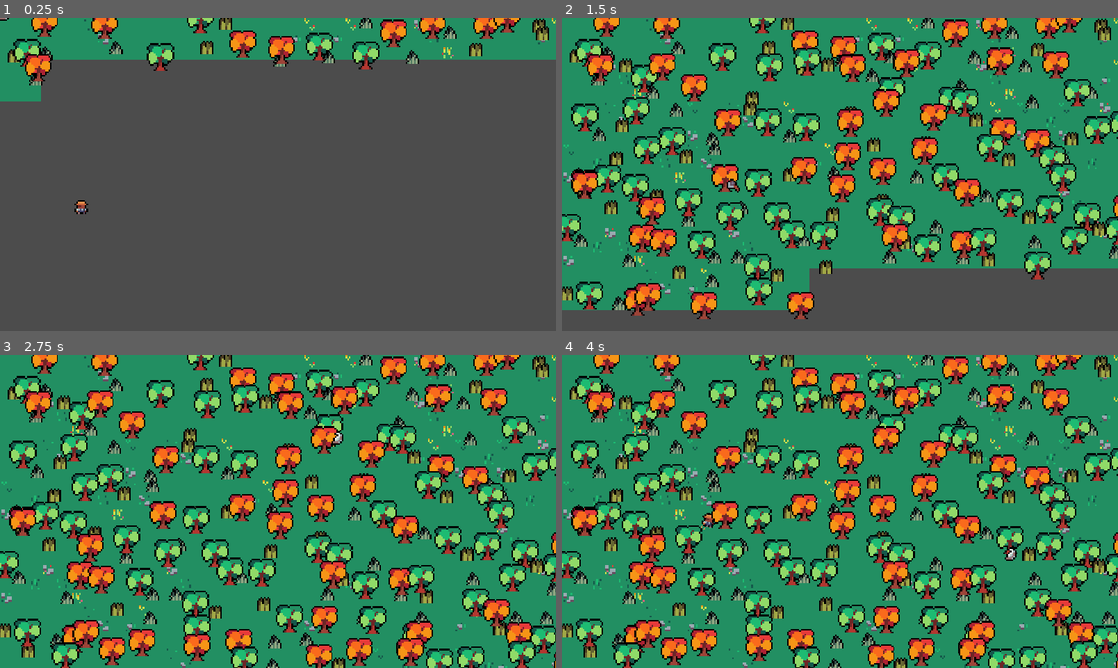
Above: before the commit, frames 1-4 (two rows, left to right).
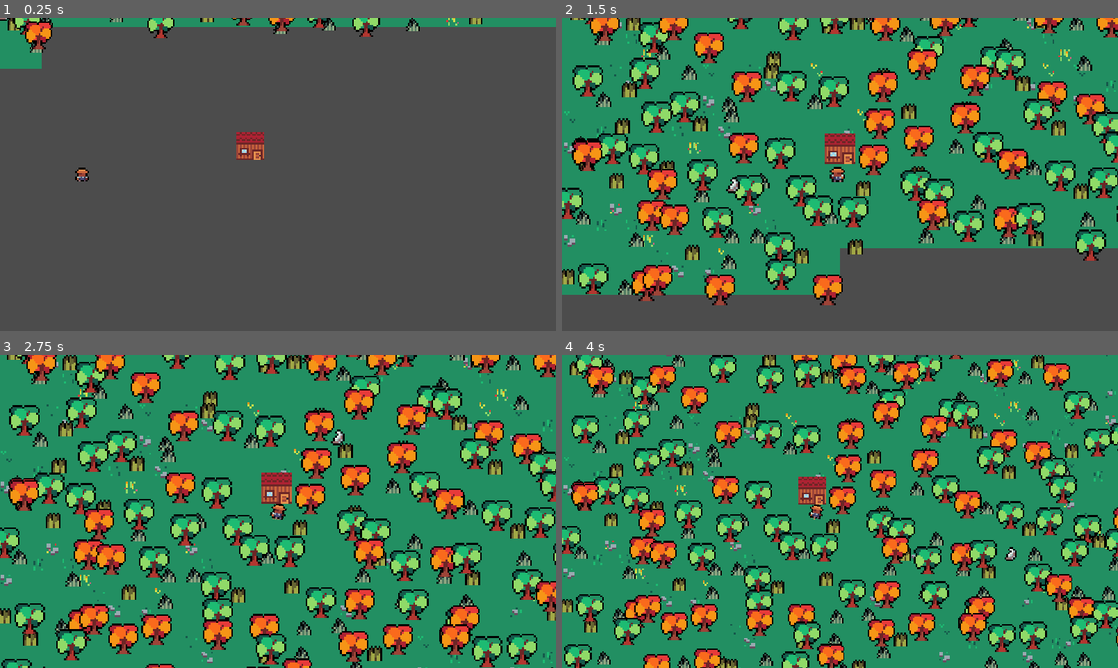
Above: after the commit, the same moments.

Repository: Fleyvera/FarmerLike
Game: Godot game, scene res://Scenes/Game.tscn
Two runs of this game, one before a commit and one after it. Both use one fixed random seed, a clock stepped at 60 frames per second and the inputs below.
Inputs (mouse positions are in pixels of both pictures, inside the frame that each line leads up to):
- Up to frame 1 (0.25 s): no input
- Up to frame 2 (1.5 s): move the mouse to (962, 158) at 0.52 s; tap Mouse wheel down (ScrollDown, bound only after the commit) at 0.6 s; tap Mouse wheel up (ScrollUp, bound only after the commit) at 0.8, 1.35 s; move the mouse to (728, 190) at 1.27 s
- Up to frame 3 (2.75 s): tap Mouse wheel down (ScrollDown, bound only after the commit) at 1.55 s; move the mouse to (333, 442) at 2.02 s; click (333, 442) at 2.1 s; tap Mouse wheel up (ScrollUp, bound only after the commit) at 2.3 s
- Up to frame 4 (4 s): move the mouse to (812, 574) at 2.77 s; right-click (812, 574) at 2.85 s; tap Mouse wheel down (ScrollDown, bound only after the commit) at 3.05, 3.6 s; move the mouse to (1006, 558) at 3.52 s; tap Mouse wheel up (ScrollUp, bound only after the commit) at 3.8 s

The runs differ from the first frame. In frame 1, 14% of the frame differs, in the area x 0-100%, y 0-63%; in frame 2, 53%; in frame 3, 59%; in frame 4, 60%, in the area x 0-100%, y 0-100%.

Commit message:
5° Att
CameraZoom System
Structure Pool
MainHouse Spawner
Player Position config

Diff:
--- /dev/null
+++ b/Prefabs/MainCamera.tscn
@@ -0,0 +1,10 @@
+[gd_scene load_steps=2 format=2]
+
+[ext_resource path="res://Scripts/MainCamera.gd" type="Script" id=1]
+
+[node name="MainCamera" type="Camera2D"]
+current = true
+limit_left = 0
+limit_top = 0
+smoothing_enabled = true
+script = ExtResource( 1 )
--- /dev/null
+++ b/Prefabs/StructurePool.tscn
@@ -0,0 +1,30 @@
+[gd_scene load_steps=5 format=2]
+
+[ext_resource path="res://StructurePool.tres" type="TileSet" id=1]
+[ext_resource path="res://Scripts/StructurePool.gd" type="Script" id=2]
+[ext_resource path="res://Scripts/MainHouse.gd" type="Script" id=3]
+
+[sub_resource type="RectangleShape2D" id=1]
+extents = Vector2( 10.6667, 10.6667 )
+
+[node name="StructurePool" type="Node2D"]
+script = ExtResource( 2 )
+
+[node name="MainHouse" type="TileMap" parent="."]
+scale = Vector2( 3, 3 )
+z_index = 2
+tile_set = ExtResource( 1 )
+cell_size = Vector2( 8, 8 )
+cell_quadrant_size = 8
+cell_custom_transform = Transform2D( 8, 0, 0, 8, 0, 0 )
+format = 1
+tile_data = PoolIntArray( 0, 1, 0 )
+script = ExtResource( 3 )
+
+[node name="Area2D" type="Area2D" parent="MainHouse"]
+
+[node name="CollisionShape2D" type="CollisionShape2D" parent="MainHouse/Area2D"]
+position = Vector2( 8, 8 )
+shape = SubResource( 1 )
+
+[connection signal="area_entered" from="MainHouse/Area2D" to="MainHouse" method="_on_Area2D_area_entered"]
--- a/Prefabs/Tree.tscn
+++ b/Prefabs/Tree.tscn
@@ -106,7 +106,7 @@
 
 [node name="Tree" type="StaticBody2D" parent="." groups=["Tree"]]
 scale = Vector2( 3, 3 )
-z_index = 2
+z_index = 3
 script = ExtResource( 2 )
 __meta__ = {
 "_edit_group_": true
@@ -154,7 +154,7 @@
 [node name="Tree2" type="StaticBody2D" parent="." groups=["Tree"]]
 position = Vector2( 56, 0 )
 scale = Vector2( 3, 3 )
-z_index = 2
+z_index = 3
 script = ExtResource( 2 )
 __meta__ = {
 "_edit_group_": true
--- a/Scenes/Farmer.tscn
+++ b/Scenes/Farmer.tscn
@@ -1,13 +1,22 @@
-[gd_scene load_steps=13 format=2]
+[gd_scene load_steps=14 format=2]
 
 [ext_resource path="res://Sprites/TinyRanch_Characters.png" type="Texture" id=1]
 [ext_resource path="res://Scripts/Farmer.gd" type="Script" id=2]
+[ext_resource path="res://Prefabs/MainCamera.tscn" type="PackedScene" id=3]
 
 [sub_resource type="RectangleShape2D" id=7]
 extents = Vector2( 0.287502, 0.262501 )
 
 [sub_resource type="RectangleShape2D" id=6]
 extents = Vector2( 3, 4 )
+
+[sub_resource type="AtlasTexture" id=3]
+atlas = ExtResource( 1 )
+region = Rect2( 0, 16, 8, 8 )
+
+[sub_resource type="AtlasTexture" id=4]
+atlas = ExtResource( 1 )
+region = Rect2( 0, 24, 8, 8 )
 
 [sub_resource type="AtlasTexture" id=1]
 atlas = ExtResource( 1 )
@@ -17,25 +26,17 @@
 atlas = ExtResource( 1 )
 region = Rect2( 0, 8, 8, 8 )
 
-[sub_resource type="AtlasTexture" id=3]
-atlas = ExtResource( 1 )
-region = Rect2( 0, 16, 8, 8 )
-
-[sub_resource type="AtlasTexture" id=4]
-atlas = ExtResource( 1 )
-region = Rect2( 0, 24, 8, 8 )
-
 [sub_resource type="SpriteFrames" id=5]
 animations = [ {
+"frames": [ SubResource( 3 ), SubResource( 4 ) ],
+"loop": true,
+"name": "Walk",
+"speed": 5.0
+}, {
 "frames": [ SubResource( 1 ), SubResource( 2 ) ],
 "loop": true,
 "name": "Idle",
 "speed": 2.0
-}, {
-"frames": [ SubResource( 3 ), SubResource( 4 ) ],
-"loop": true,
-"name": "Walk",
-"speed": 5.0
 } ]
 
 [sub_resource type="Animation" id=8]
@@ -130,7 +131,6 @@
 rotation = -0.10472
 frames = SubResource( 5 )
 animation = "Walk"
-frame = 1
 playing = true
 flip_h = true
 __meta__ = {
@@ -142,5 +142,7 @@
 anims/RESET = SubResource( 9 )
 anims/Walk = SubResource( 10 )
 
+[node name="MainCamera" parent="Farmer" instance=ExtResource( 3 )]
+
 [connection signal="body_entered" from="MousePoint" to="Farmer" method="_on_MousePoint_body_entered"]
 [connection signal="body_exited" from="MousePoint" to="Farmer" method="_on_MousePoint_body_exited"]
--- a/Scenes/Game.tscn
+++ b/Scenes/Game.tscn
@@ -1,155 +1,14 @@
-[gd_scene load_steps=15 format=2]
+[gd_scene load_steps=4 format=2]
 
-[ext_resource path="res://Sprites/TinyRanch_Characters.png" type="Texture" id=1]
-[ext_resource path="res://Scripts/Farmer.gd" type="Script" id=2]
+[ext_resource path="res://Scenes/Farmer.tscn" type="PackedScene" id=1]
 [ext_resource path="res://Scenes/Mouse.tscn" type="PackedScene" id=3]
 [ext_resource path="res://Scenes/MapGenerator.tscn" type="PackedScene" id=4]
 
-[sub_resource type="RectangleShape2D" id=7]
-extents = Vector2( 0.287502, 0.262501 )
-
-[sub_resource type="RectangleShape2D" id=6]
-extents = Vector2( 3, 4 )
-
-[sub_resource type="AtlasTexture" id=1]
-atlas = ExtResource( 1 )
-region = Rect2( 0, 0, 8, 8 )
-
-[sub_resource type="AtlasTexture" id=2]
-atlas = ExtResource( 1 )
-region = Rect2( 0, 8, 8, 8 )
-
-[sub_resource type="AtlasTexture" id=3]
-atlas = ExtResource( 1 )
-region = Rect2( 0, 16, 8, 8 )
-
-[sub_resource type="AtlasTexture" id=4]
-atlas = ExtResource( 1 )
-region = Rect2( 0, 24, 8, 8 )
-
-[sub_resource type="SpriteFrames" id=5]
-animations = [ {
-"frames": [ SubResource( 1 ), SubResource( 2 ) ],
-"loop": true,
-"name": "Idle",
-"speed": 2.0
-}, {
-"frames": [ SubResource( 3 ), SubResource( 4 ) ],
-"loop": true,
-"name": "Walk",
-"speed": 5.0
-} ]
-
-[sub_resource type="Animation" id=8]
-resource_name = "Idle"
-loop = true
-tracks/0/type = "value"
-tracks/0/path = NodePath("AnimatedSprite:rotation_degrees")
-tracks/0/interp = 1
-tracks/0/loop_wrap = true
-tracks/0/imported = false
-tracks/0/enabled = true
-tracks/0/keys = {
-"times": PoolRealArray( 0 ),
-"transitions": PoolRealArray( 1 ),
-"update": 0,
-"values": [ 0.0 ]
-}
-
-[sub_resource type="Animation" id=9]
-length = 0.001
-tracks/0/type = "value"
-tracks/0/path = NodePath("AnimatedSprite:rotation_degrees")
-tracks/0/interp = 1
-tracks/0/loop_wrap = true
-tracks/0/imported = false
-tracks/0/enabled = true
-tracks/0/keys = {
-"times": PoolRealArray( 0 ),
-"transitions": PoolRealArray( 1 ),
-"update": 0,
-"values": [ -6.0 ]
-}
-
-[sub_resource type="Animation" id=10]
-resource_name = "Walk"
-length = 0.4
-loop = true
-tracks/0/type = "value"
-tracks/0/path = NodePath("AnimatedSprite:rotation_degrees")
-tracks/0/interp = 1
-tracks/0/loop_wrap = true
-tracks/0/imported = false
-tracks/0/enabled = true
-tracks/0/keys = {
-"times": PoolRealArray( 0, 0.2, 0.4 ),
-"transitions": PoolRealArray( 1, 1, 1 ),
-"update": 1,
-"values": [ -10.0, 10.0, -10.0 ]
-}
-
 [node name="Game" type="Node2D"]
-scale = Vector2( 0.989201, 1 )
 
 [node name="Mouse" parent="." instance=ExtResource( 3 )]
 position = Vector2( 98, 544 )
 
-[node name="FarmerRoot" type="Node2D" parent="."]
-z_index = 1
-
-[node name="MousePoint" type="Area2D" parent="FarmerRoot"]
-position = Vector2( -139, 293 )
-scale = Vector2( 5, 5 )
-
-[node name="CollisionShape2D" type="CollisionShape2D" parent="FarmerRoot/MousePoint"]
-shape = SubResource( 7 )
-__meta__ = {
-"_edit_lock_": true
-}
-
-[node name="Farmer" type="KinematicBody2D" parent="FarmerRoot"]
-position = Vector2( 142, 326 )
-scale = Vector2( 3, 3 )
-script = ExtResource( 2 )
-
-[node name="CollisionShape2D" type="CollisionShape2D" parent="FarmerRoot/Farmer"]
-shape = SubResource( 6 )
-__meta__ = {
-"_edit_lock_": true
-}
-
-[node name="WalkFX" type="CPUParticles2D" parent="FarmerRoot/Farmer"]
-position = Vector2( -0.666668, 3.33333 )
-amount = 20
-lifetime = 0.1
-speed_scale = 0.5
-local_coords = false
-emission_shape = 2
-emission_rect_extents = Vector2( 2, 1 )
-gravity = Vector2( 0, 0 )
-angular_velocity = 90.0
-angular_velocity_random = 1.0
-linear_accel = 60.0
-scale_amount = 2.0
-scale_amount_random = 1.0
-color = Color( 0.717647, 0.588235, 0.364706, 1 )
-
-[node name="AnimatedSprite" type="AnimatedSprite" parent="FarmerRoot/Farmer"]
-rotation = -0.10472
-frames = SubResource( 5 )
-animation = "Walk"
-playing = true
-flip_h = true
-__meta__ = {
-"_edit_lock_": true
-}
-
-[node name="AnimationPlayer" type="AnimationPlayer" parent="FarmerRoot/Farmer"]
-anims/Idle = SubResource( 8 )
-anims/RESET = SubResource( 9 )
-anims/Walk = SubResource( 10 )
+[node name="FarmerRoot" parent="." instance=ExtResource( 1 )]
 
 [node name="MapGenerator" parent="." instance=ExtResource( 4 )]
-
-[connection signal="body_entered" from="FarmerRoot/MousePoint" to="FarmerRoot/Farmer" method="_on_MousePoint_body_entered"]
-[connection signal="body_exited" from="FarmerRoot/MousePoint" to="FarmerRoot/Farmer" method="_on_MousePoint_body_exited"]
--- a/Scenes/MapGenerator.tscn
+++ b/Scenes/MapGenerator.tscn
@@ -4,8 +4,3 @@
 
 [node name="MapGenerator" type="Node2D"]
 script = ExtResource( 1 )
-
-[node name="Timer" type="Timer" parent="."]
-autostart = true
-
-[connection signal="timeout" from="Timer" to="." method="_on_Timer_timeout"]
--- a/Scripts/Farmer.gd
+++ b/Scripts/Farmer.gd
@@ -6,18 +6,23 @@
 var dir = Vector2()
 
 
+
 func _ready():
+
+	startPos()
+
 	pass
 
 
 
-func _process(delta):
+func _physics_process(delta):
 
 	move(delta)
 
 	animation()
 
 	action()
+
 	pass
 
 
@@ -67,6 +72,26 @@
 	pass
 
 
+#Sistema de interacao
+func action():
+
+	if Global.acting:
+		speed = 0
+
+
+	pass
+
+#StartPosition
+func startPos():
+
+
+	yield(get_tree().create_timer(0.5), "timeout")
+	var mainHouse = get_node("../../MainHouse")
+
+	global_position = mainHouse.global_position + Vector2(20 , 64)
+
+	pass
+
 #Sistema de andar e parar
 func _on_MousePoint_body_entered(body):
 
@@ -82,13 +107,3 @@
 		speed = Global.speed
 
 	pass
-
-
-#Sistema de interacao
-func action():
-
-	if Global.acting:
-		speed = 0
-
-
-	pass
--- /dev/null
+++ b/Scripts/MainCamera.gd
@@ -0,0 +1,21 @@
+extends Camera2D
+
+
+func _physics_process(delta):
+
+	zoomInOut()
+
+
+	pass
+
+
+
+func zoomInOut():
+
+
+	if Input.is_action_just_released("ScrollDown") and zoom <= Vector2(2 , 2):
+		zoom += Vector2(0.1 , 0.1)
+	if Input.is_action_just_released("ScrollUp") and zoom >= Vector2(0.7 , 0.7):
+		zoom -= Vector2(0.1 , 0.1)
+
+	pass
--- /dev/null
+++ b/Scripts/MainHouse.gd
@@ -0,0 +1,22 @@
+extends TileMap
+
+
+
+
+
+func _ready():
+	pass
+
+
+
+#
+#func _process(delta):
+#	pass
+
+
+func _on_Area2D_area_entered(area):
+
+	if area.is_in_group("Tree") or area.is_in_group("Grass"):
+		area.get_parent().queue_free()
+
+	pass # Replace with function body.
--- a/Scripts/MapGenerator.gd
+++ b/Scripts/MapGenerator.gd
@@ -1,5 +1,9 @@
 extends Node2D
 
+onready var farmer = get_node("../FarmerRoot/Farmer")
+
+
+var structurePool = preload("res://Prefabs/StructurePool.tscn")
 
 var treePool = preload("res://Prefabs/Tree.tscn")
 
@@ -13,10 +17,12 @@
 
 func _ready():
 
+	mainHouse()
+
 	pass
 
 
-func _process(delta):
+func _physics_process(delta):
 
 	mapSpawner()
 
@@ -75,11 +81,21 @@
 			mapSize = 0
 			trueMapSize += 1
 
-		print(global_position)
-		print(mapSize)
 
 	pass
 
+func mainHouse():
 
-func _on_Timer_timeout():
-	pass # Replace with function body.
+	#adicionando a casa principal
+	var nStructurePool = structurePool.instance()
+
+	var mainHouse = nStructurePool.spawnStructure(0)
+
+	randomize()
+
+	mainHouse.global_position = Vector2(rand_range(0 , (get_viewport().size.x - 150)) , rand_range(0 , (get_viewport().size.y - 150) ))
+
+	get_owner().call_deferred("add_child", mainHouse)
+
+
+	pass
--- a/Scripts/Mouse.gd
+++ b/Scripts/Mouse.gd
@@ -39,7 +39,7 @@
 	if area.is_in_group("Tree"):
 		$Sprite.frame = 14
 	elif area.is_in_group("Grass"):
-		$Sprite.frame = 16
+		$Sprite.frame = 17
 
 	pass
 
--- /dev/null
+++ b/Scripts/StructurePool.gd
@@ -0,0 +1,20 @@
+extends Node2D
+
+#Numero dos filhos
+#1 - MainHouse
+
+
+func spawnStructure(valor):
+	return get_children()[valor].duplicate()
+
+func spawnRandomStructure():
+	return get_children()[rand_range(0 , get_children().size()) ].duplicate()
+
+
+func _ready():
+	pass
+
+
+#
+#func _process(delta):
+#	pass
--- /dev/null
+++ b/StructurePool.tres
@@ -0,0 +1,218 @@
+[gd_resource type="TileSet" load_steps=3 format=2]
+
+[ext_resource path="res://Sprites/TinyRanch_Structures.png" type="Texture" id=1]
+
+[sub_resource type="ConvexPolygonShape2D" id=1]
+points = PoolVector2Array( 0, 8, 16, 8, 16, 16, 0, 16 )
+
+[resource]
+0/name = "TinyRanch_Structures.png 0"
+0/texture = ExtResource( 1 )
+0/tex_offset = Vector2( 0, 0 )
+0/modulate = Color( 1, 1, 1, 1 )
+0/region = Rect2( 48, 96, 8, 8 )
+0/tile_mode = 2
+0/autotile/icon_coordinate = Vector2( 0, 0 )
+0/autotile/tile_size = Vector2( 8, 8 )
+0/autotile/spacing = 0
+0/autotile/occluder_map = [  ]
+0/autotile/navpoly_map = [  ]
+0/autotile/priority_map = [  ]
+0/autotile/z_index_map = [  ]
+0/occluder_offset = Vector2( 0, 0 )
+0/navigation_offset = Vector2( 0, 0 )
+0/shape_offset = Vector2( 0, 0 )
+0/shape_transform = Transform2D( 1, 0, 0, 1, 0, 0 )
+0/shape_one_way = false
+0/shape_one_way_margin = 0.0
+0/shapes = [  ]
+0/z_index = 0
+1/name = "TinyRanch_Structures.png 1"
+1/texture = ExtResource( 1 )
+1/tex_offset = Vector2( 0, 0 )
+1/modulate = Color( 1, 1, 1, 1 )
+1/region = Rect2( 0, 0, 16, 16 )
+1/tile_mode = 0
+1/occluder_offset = Vector2( 0, 0 )
+1/navigation_offset = Vector2( 0, 0 )
+1/shape_offset = Vector2( 0, 0 )
+1/shape_transform = Transform2D( 1, 0, 0, 1, 0, 0 )
+1/shape = SubResource( 1 )
+1/shape_one_way = false
+1/shape_one_way_margin = 1.0
+1/shapes = [ {
+"autotile_coord": Vector2( 0, 0 ),
+"one_way": false,
+"one_way_margin": 1.0,
+"shape": SubResource( 1 ),
+"shape_transform": Transform2D( 1, 0, 0, 1, 0, 0 )
+} ]
+1/z_index = 0
+2/name = "TinyRanch_Structures.png 2"
+2/texture = ExtResource( 1 )
+2/tex_offset = Vector2( 0, 0 )
+2/modulate = Color( 1, 1, 1, 1 )
+2/region = Rect2( 16, 0, 16, 16 )
+2/tile_mode = 0
+2/occluder_offset = Vector2( 0, 0 )
+2/navigation_offset = Vector2( 0, 0 )
+2/shape_offset = Vector2( 0, 0 )
+2/shape_transform = Transform2D( 1, 0, 0, 1, 0, 0 )
+2/shape_one_way = false
+2/shape_one_way_margin = 0.0
+2/shapes = [  ]
+2/z_index = 0
+3/name = "TinyRanch_Structures.png 3"
+3/texture = ExtResource( 1 )
+3/tex_offset = Vector2( 0, 0 )
+3/modulate = Color( 1, 1, 1, 1 )
+3/region = Rect2( 32, 0, 16, 16 )
+3/tile_mode = 0
+3/occluder_offset = Vector2( 0, 0 )
+3/navigation_offset = Vector2( 0, 0 )
+3/shape_offset = Vector2( 0, 0 )
+3/shape_transform = Transform2D( 1, 0, 0, 1, 0, 0 )
+3/shape_one_way = false
+3/shape_one_way_margin = 0.0
+3/shapes = [  ]
+3/z_index = 0
+4/name = "TinyRanch_Structures.png 4"
+4/texture = ExtResource( 1 )
+4/tex_offset = Vector2( 0, 0 )
+4/modulate = Color( 1, 1, 1, 1 )
+4/region = Rect2( 48, 0, 16, 16 )
+4/tile_mode = 0
+4/occluder_offset = Vector2( 0, 0 )
+4/navigation_offset = Vector2( 0, 0 )
+4/shape_offset = Vector2( 0, 0 )
+4/shape_transform = Transform2D( 1, 0, 0, 1, 0, 0 )
+4/shape_one_way = false
+4/shape_one_way_margin = 0.0
+4/shapes = [  ]
+4/z_index = 0
+5/name = "TinyRanch_Structures.png 5"
+5/texture = ExtResource( 1 )
+5/tex_offset = Vector2( 0, 0 )
+5/modulate = Color( 1, 1, 1, 1 )
+5/region = Rect2( 0, 16, 8, 16 )
+5/tile_mode = 0
+5/occluder_offset = Vector2( 0, 0 )
+5/navigation_offset = Vector2( 0, 0 )
+5/shape_offset = Vector2( 0, 0 )
+5/shape_transform = Transform2D( 1, 0, 0, 1, 0, 0 )
+5/shape_one_way = false
+5/shape_one_way_margin = 0.0
+5/shapes = [  ]
+5/z_index = 0
+6/name = "TinyRanch_Structures.png 6"
+6/texture = ExtResource( 1 )
+6/tex_offset = Vector2( 0, 0 )
+6/modulate = Color( 1, 1, 1, 1 )
+6/region = Rect2( 8, 16, 24, 16 )
+6/tile_mode = 0
+6/occluder_offset = Vector2( 0, 0 )
+6/navigation_offset = Vector2( 0, 0 )
+6/shape_offset = Vector2( 0, 0 )
+6/shape_transform = Transform2D( 1, 0, 0, 1, 0, 0 )
+6/shape_one_way = false
+6/shape_one_way_margin = 0.0
+6/shapes = [  ]
+6/z_index = 0
+7/name = "TinyRanch_Structures.png 7"
+7/texture = ExtResource( 1 )
+7/tex_offset = Vector2( 0, 0 )
+7/modulate = Color( 1, 1, 1, 1 )
+7/region = Rect2( 32, 16, 16, 16 )
+7/tile_mode = 0
+7/occluder_offset = Vector2( 0, 0 )
+7/navigation_offset = Vector2( 0, 0 )
+7/shape_offset = Vector2( 0, 0 )
+7/shape_transform = Transform2D( 1, 0, 0, 1, 0, 0 )
+7/shape_one_way = false
+7/shape_one_way_margin = 0.0
+7/shapes = [  ]
+7/z_index = 0
+8/name = "TinyRanch_Structures.png 8"
+8/texture = ExtResource( 1 )
+8/tex_offset = Vector2( 0, 0 )
+8/modulate = Color( 1, 1, 1, 1 )
+8/region = Rect2( 48, 16, 16, 16 )
+8/tile_mode = 0
+8/occluder_offset = Vector2( 0, 0 )
+8/navigation_offset = Vector2( 0, 0 )
+8/shape_offset = Vector2( 0, 0 )
+8/shape_transform = Transform2D( 1, 0, 0, 1, 0, 0 )
+8/shape_one_way = false
+8/shape_one_way_margin = 0.0
+8/shapes = [  ]
+8/z_index = 0
+9/name = "TinyRanch_Structures.png 9"
+9/texture = ExtResource( 1 )
+9/tex_offset = Vector2( 0, 0 )
+9/modulate = Color( 1, 1, 1, 1 )
+9/region = Rect2( 32, 32, 16, 24 )
+9/tile_mode = 0
+9/occluder_offset = Vector2( 0, 0 )
+9/navigation_offset = Vector2( 0, 0 )
+9/shape_offset = Vector2( 0, 0 )
+9/shape_transform = Transform2D( 1, 0, 0, 1, 0, 0 )
+9/shape_one_way = false
+9/shape_one_way_margin = 0.0
+9/shapes = [  ]
+9/z_index = 0
+10/name = "TinyRanch_Structures.png 10"
+10/texture = ExtResource( 1 )
+10/tex_offset = Vector2( 0, 0 )
+10/modulate = Color( 1, 1, 1, 1 )
+10/region = Rect2( 48, 32, 16, 24 )
+10/tile_mode = 0
+10/occluder_offset = Vector2( 0, 0 )
+10/navigation_offset = Vector2( 0, 0 )
+10/shape_offset = Vector2( 0, 0 )
+10/shape_transform = Transform2D( 1, 0, 0, 1, 0, 0 )
+10/shape_one_way = false
+10/shape_one_way_margin = 0.0
+10/shapes = [  ]
+10/z_index = 0
+11/name = "TinyRanch_Structures.png 11"
+11/texture = ExtResource( 1 )
+11/tex_offset = Vector2( 0, 0 )
+11/modulate = Color( 1, 1, 1, 1 )
+11/region = Rect2( 56, 56, 8, 8 )
+11/tile_mode = 0
+11/occluder_offset = Vector2( 0, 0 )
+11/navigation_offset = Vector2( 0, 0 )
+11/shape_offset = Vector2( 0, 0 )
+11/shape_transform = Transform2D( 1, 0, 0, 1, 0, 0 )
+11/shape_one_way = false
+11/shape_one_way_margin = 0.0
+11/shapes = [  ]
+11/z_index = 0
+12/name = "TinyRanch_Structures.png 12"
+12/texture = ExtResource( 1 )
+12/tex_offset = Vector2( 0, 0 )
+12/modulate = Color( 1, 1, 1, 1 )
+12/region = Rect2( 56, 64, 8, 8 )
+12/tile_mode = 0
+12/occluder_offset = Vector2( 0, 0 )
+12/navigation_offset = Vector2( 0, 0 )
+12/shape_offset = Vector2( 0, 0 )
+12/shape_transform = Transform2D( 1, 0, 0, 1, 0, 0 )
+12/shape_one_way = false
+12/shape_one_way_margin = 0.0
+12/shapes = [  ]
+12/z_index = 0
+13/name = "TinyRanch_Structures.png 13"
+13/texture = ExtResource( 1 )
+13/tex_offset = Vector2( 0, 0 )
+13/modulate = Color( 1, 1, 1, 1 )
+13/region = Rect2( 48, 56, 8, 16 )
+13/tile_mode = 0
+13/occluder_offset = Vector2( 0, 0 )
+13/navigation_offset = Vector2( 0, 0 )
+13/shape_offset = Vector2( 0, 0 )
+13/shape_transform = Transform2D( 1, 0, 0, 1, 0, 0 )
+13/shape_one_way = false
+13/shape_one_way_margin = 0.0
+13/shapes = [  ]
+13/z_index = 0
--- a/project.godot
+++ b/project.godot
@@ -22,7 +22,6 @@
 
 window/size/width=960
 window/size/height=540
-window/size/fullscreen=true
 window/stretch/mode="2d"
 window/stretch/aspect="keep"
 
@@ -38,6 +37,16 @@
 "events": [ Object(InputEventMouseButton,"resource_local_to_scene":false,"resource_name":"","device":0,"alt":false,"shi …(212 unchanged characters)…
  ]
 }
+ScrollDown={
+"deadzone": 0.5,
+"events": [ Object(InputEventMouseButton,"resource_local_to_scene":false,"resource_name":"","device":0,"alt":false,"shift":false,"control":false,"meta":false,"command":false,"button_mask":0,"position":Vector2( 0, 0 ),"global_position":Vector2( 0, 0 ),"factor":1.0,"button_index":5,"pressed":false,"doubleclick":false,"script":null)
+ ]
+}
+ScrollUp={
+"deadzone": 0.5,
+"events": [ Object(InputEventMouseButton,"resource_local_to_scene":false,"resource_name":"","device":0,"alt":false,"shift":false,"control":false,"meta":false,"command":false,"button_mask":0,"position":Vector2( 0, 0 ),"global_position":Vector2( 0, 0 ),"factor":1.0,"button_index":4,"pressed":false,"doubleclick":false,"script":null)
+ ]
+}
 
 [physics]
 
